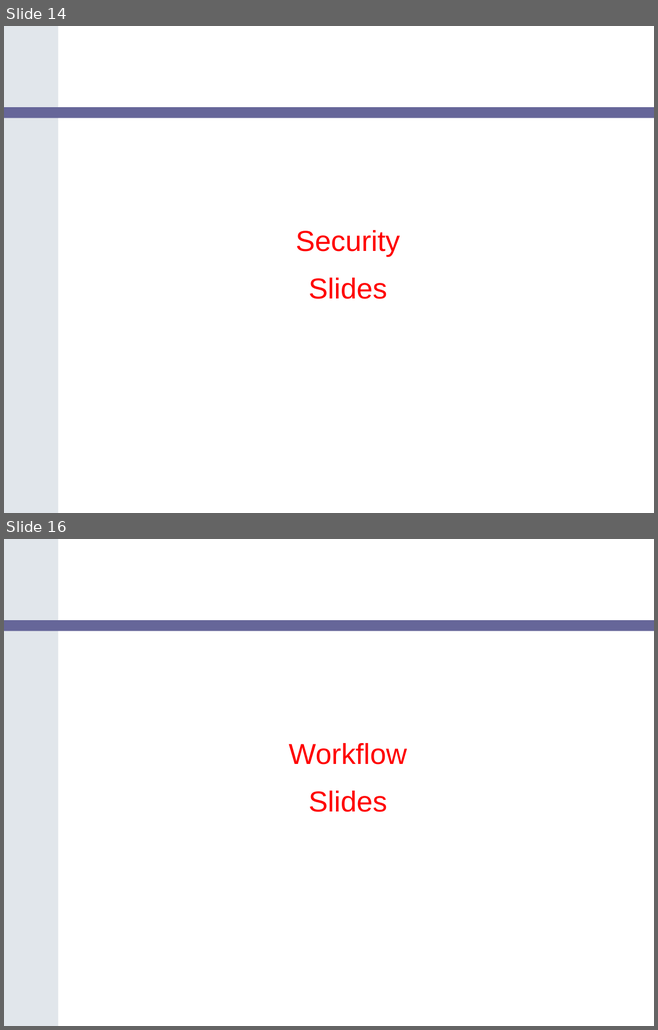
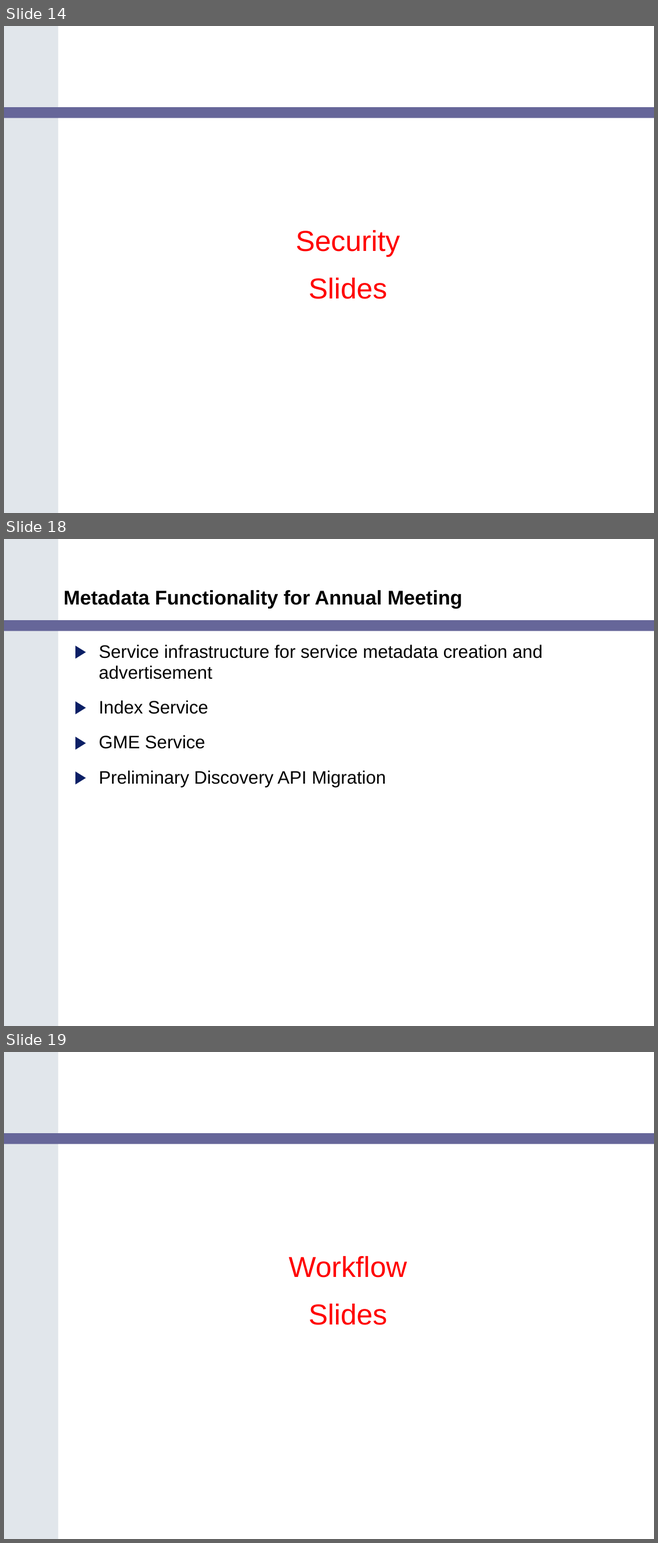
Before and after one commit to NCIP/cagrid-portal, a slide deck: cagrid-1-0/Documentation/presentations/200602_VCDE_ARCH/caGrid_Update_Arch_VCDE_Feb1.ppt. Shown one above the other, each under a label of ours: slides 14 and 16 before the commit, slides 14, 18 and 19 after it; the slides between them are not shown. The pictures are 658x1030 and 658x1543 pixels, drawn with LibreOffice and Linux fonts; fonts in the diff are those of the drawing; background and template pictures are left out. Boxes give left, top, right and bottom in pixels: in the first picture for what was removed or moved away, otherwise in the second. Text is boxed around its words. In the diff, an @@ line names an element or a change of style, - is before the commit and + after.

Commit message:
updates to metadata

```diff
--- a/cagrid-1-0/Documentation/presentations/200602_VCDE_ARCH/caGrid_Update_Arch_VCDE_Feb1.ppt
+++ b/cagrid-1-0/Documentation/presentations/200602_VCDE_ARCH/caGrid_Update_Arch_VCDE_Feb1.ppt
@@ slide 18 added at bbox=[4, 539, 654, 1026], background #FFFFFF; not listed: 2 template elements that a slide beside it also shows @@
@@ title added at bbox=[64, 590, 462, 609], 22 pt, text #000000, bold @@
+Metadata Functionality for Annual Meeting
@@ text added at bbox=[99, 645, 542, 787], 20 pt, text #000000 @@
+▶ Service infrastructure for service metadata creation and advertisement
+▶ Index Service
+▶ GME Service
+▶ Preliminary Discovery API Migration
@@ what was slide 16 is now slide 19 @@
```
Also in this commit, not shown: 1 slide changed, 2 other slides added.
